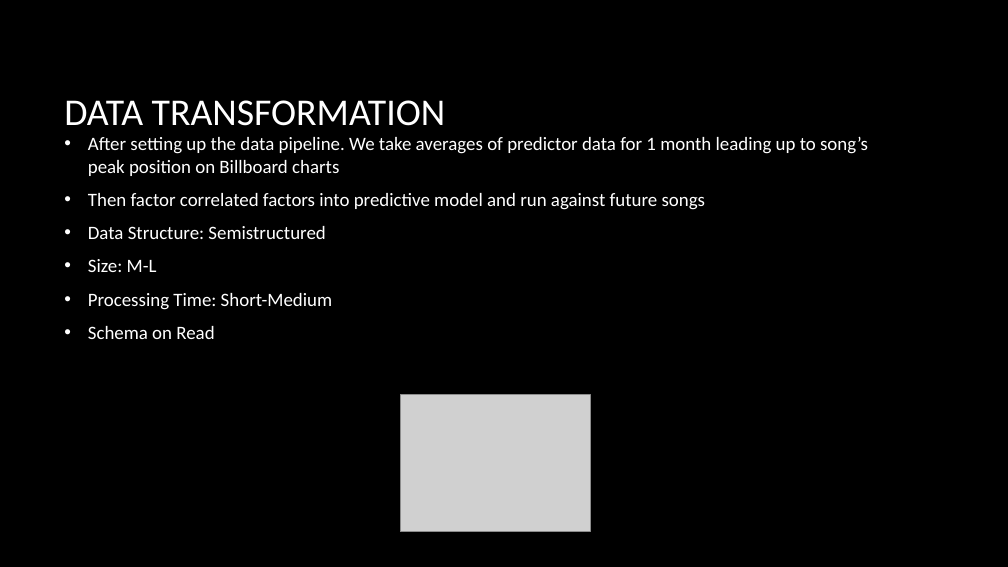
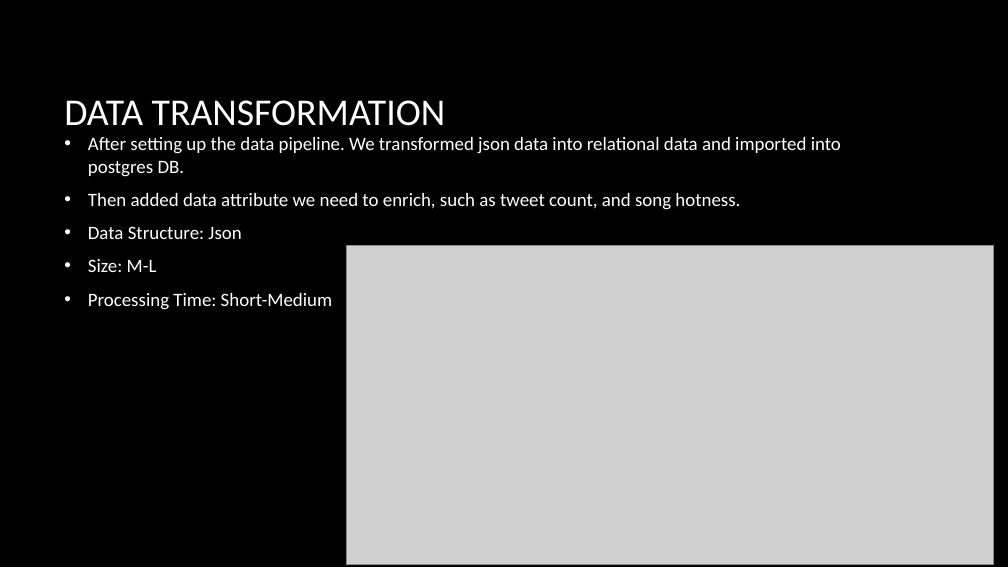
Before and after one commit to yanglinfang/w205_final_project, a slide deck: slide 8 of w205Presentation_UmberLin.pptx (slide 6 before the commit). Drawn at 1008x567 pixels with LibreOffice and Linux fonts; fonts in the diff are those of the drawing; grey boxes stand for pictures; background and template pictures are left out. Boxes give left, top, right and bottom in pixels: in the first picture for what was removed or moved away, otherwise in the second. Text is boxed around its words. In the diff, an @@ line names an element or a change of style, - is before the commit and + after.

```diff
--- a/w205Presentation_UmberLin.pptx
+++ b/w205Presentation_UmberLin.pptx
@@ text at [88,137,841,239]: text changed @@
-• After setting up the data pipeline. We take averages of predictor data for 1 month leading up to song’s peak position on Billboard charts
-• Then factor correlated factors into predictive model and run against future songs
-• Data Structure: Semistructured
+• After setting up the data pipeline. We transformed json data into relational data and imported into postgres DB.
+• Then added data attribute we need to enrich, such as tweet count, and song hotness.
+• Data Structure: Json
@@ picture added at [347,245,994,564] @@
@@ text at [88,326,214,339]: paragraph removed @@
-• Schema on Read
@@ picture removed at [401,395,591,532] @@
```
Also in this commit, not shown: 3 other slides changed, 6 slides added, 4 slides removed.
